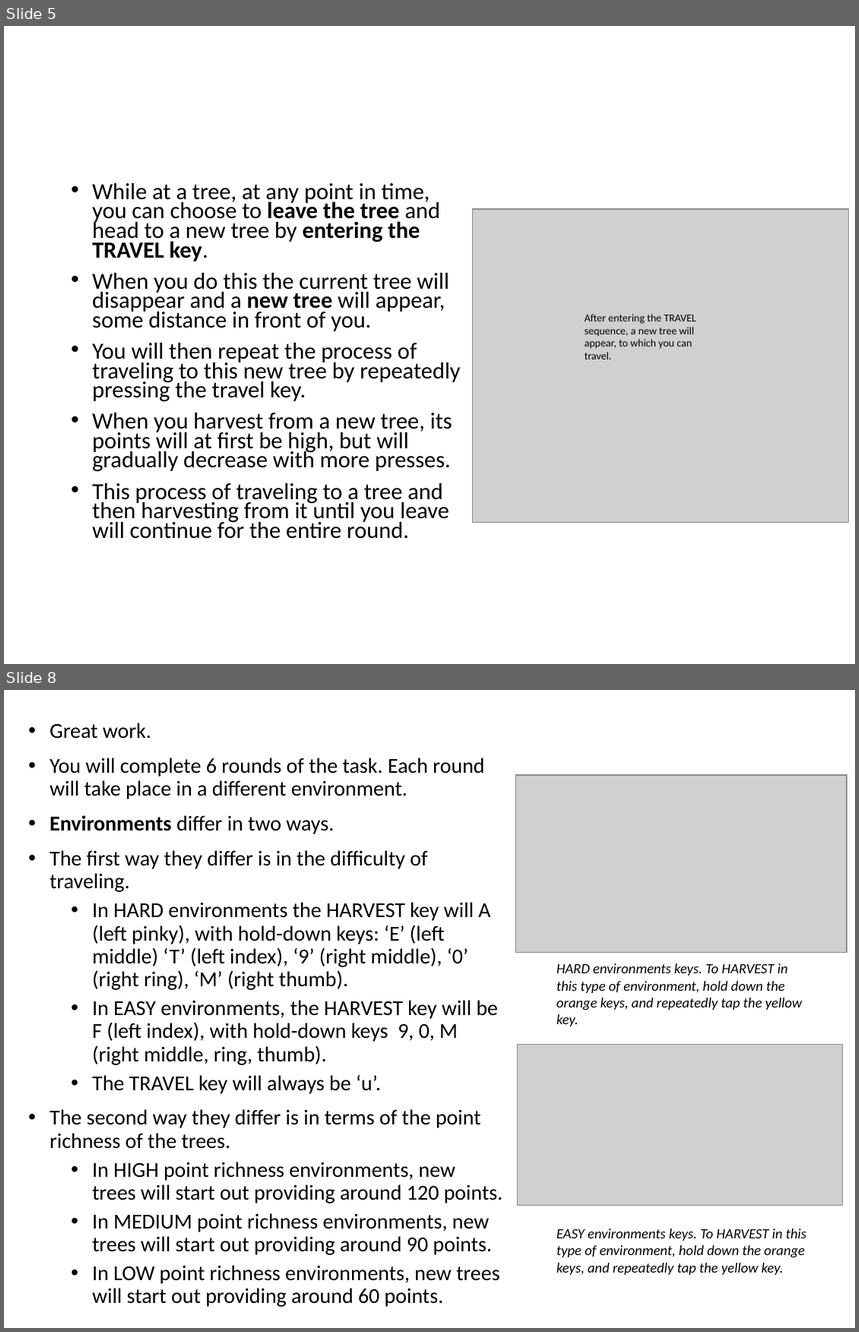
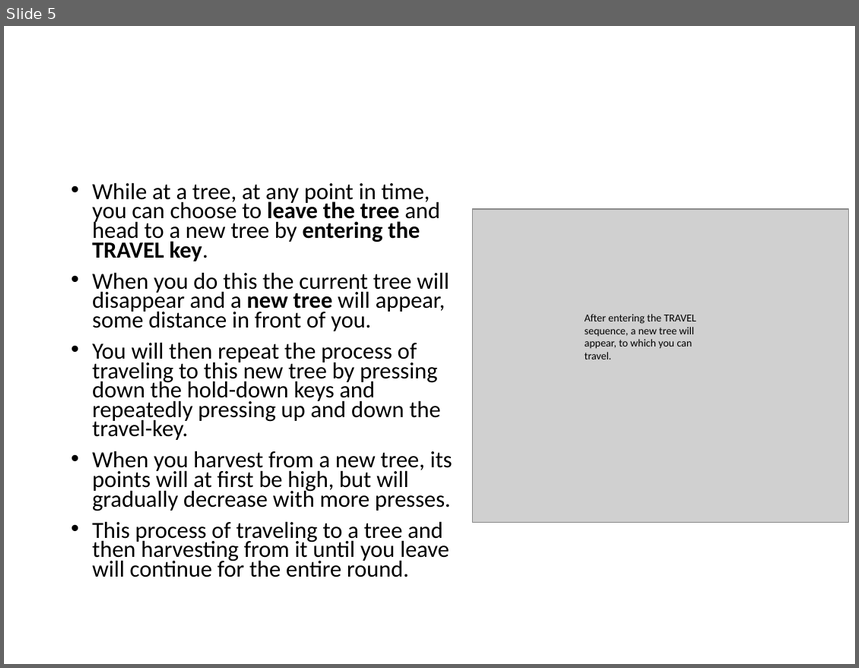
Before and after one commit to evanrussek/forage_jsp_2, a slide deck: public/ver_6/Stimuli/forage_instructions.pptx. Shown one above the other, each under a label of ours: slides 5 and 8 before the commit, slide 5 after it; the slides between them are not shown. The pictures are 859x1332 and 859x668 pixels, drawn with LibreOffice and Linux fonts; fonts in the diff are those of the drawing; grey boxes stand for pictures. Boxes give left, top, right and bottom in pixels: in the first picture for what was removed or moved away, otherwise in the second. Text is boxed around its words. In the diff, an @@ line names an element or a change of style, - is before the commit and + after.

```diff
--- a/public/ver_6/Stimuli/forage_instructions.pptx
+++ b/public/ver_6/Stimuli/forage_instructions.pptx
@@ slide 8 removed at (4, 690, 855, 1328), background #FFFFFF @@
@@ text removed at (50, 723, 503, 1284) @@
-• Great work.
-• You will complete 6 rounds of the task. Each round will take place in a different environment.
-• Environments differ in two ways.
-• The first way they differ is in the difficulty of traveling.
-  • In HARD environments the HARVEST key will A (left pinky), with hold-down keys: ‘E’ (left middle) ‘T’ (left index), ‘9’ (right middle), ‘0’ (right ring), ‘M’ (right thumb).
-  • In EASY environments, the HARVEST key will be F (left index), with hold-down keys 9, 0, M (right middle, ring, thumb).
-  • The TRAVEL key will always be ‘u’.
-• The second way they differ is in terms of the point richness of the trees.
-  • In HIGH point richness environments, new trees will start out providing around 120 points.
-  • In MEDIUM point richness environments, new trees will start out providing around 90 points.
-  • In LOW point richness environments, new trees will start out providing around 60 points.
@@ picture removed at (516, 775, 848, 953) @@
@@ text removed at (557, 964, 803, 1027) @@
-HARD environments keys. To HARVEST in this type of environment, hold down the orange keys, and repeatedly tap the yellow key.
@@ picture removed at (518, 1044, 843, 1206) @@
@@ text removed at (557, 1229, 807, 1275) @@
-EASY environments keys. To HARVEST in this type of environment, hold down the orange keys, and repeatedly tap the yellow key.
@@ slide 5 changed as well @@
@@ text at (92, 343, 441, 440): text changed @@
-• You will then repeat the process of traveling to this new tree by repeatedly pressing the travel key.
+• You will then repeat the process of traveling to this new tree by pressing down the hold-down keys and repeatedly pressing up and down the travel-key.
```
Also in this commit, not shown: 7 other slides changed, 1 slide added, 16 other files.
